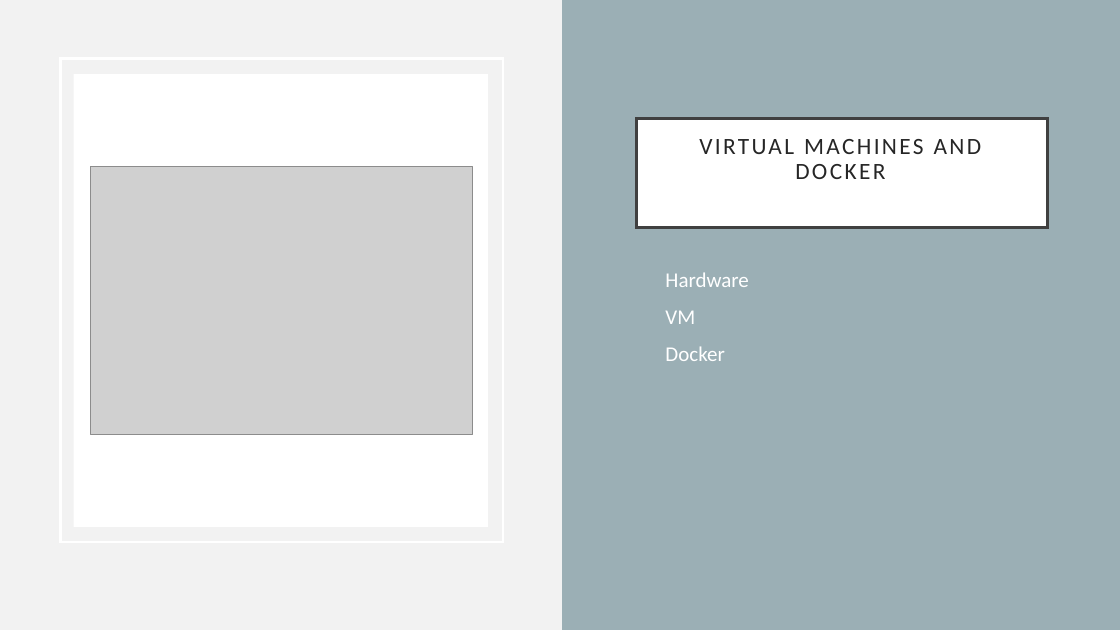
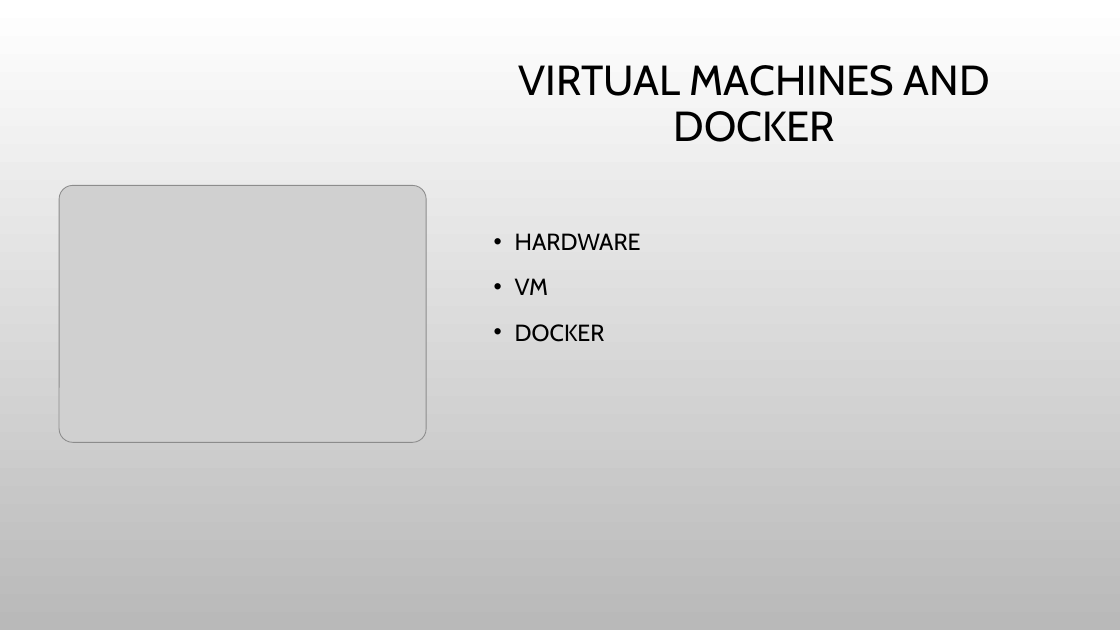
Before and after one commit to marilynwaldman/course, a slide deck: slide 3 of Learning Environment/Virtual Environment/01-VMandDocker.pptx. Drawn at 1120x630 pixels with LibreOffice and Linux fonts; fonts in the diff are those of the drawing; grey boxes stand for pictures; background and template pictures are left out. Boxes give left, top, right and bottom in pixels: in the first picture for what was removed or moved away, otherwise in the second. Text is boxed around its words. In the diff, an @@ line names an element or a change of style, - is before the commit and + after.

```diff
--- a/Learning Environment/Virtual Environment/01-VMandDocker.pptx
+++ b/Learning Environment/Virtual Environment/01-VMandDocker.pptx
@@ background #F2F2F2 to picture (left out) @@
@@ rectangle removed at <box>562,0,1120,630</box> @@
@@ rectangle removed at <box>60,59,503,542</box> @@
@@ title "VIRTUAL MACHINES AND DOCKER": place and size @@
-title "VIRTUAL MACHINES AND DOCKER" at <box>636,118,1047,228</box>
+title "VIRTUAL MACHINES AND DOCKER" at <box>519,65,990,142</box>
@@ title "VIRTUAL MACHINES AND DOCKER" at <box>519,65,990,142</box>: size 20 to 36 pt, font Calibri to Cabin, text colour #262626 to #000000, letter spacing 2 to 0 pt; fill #FFFFFF to none; outline #404040 2.5 pt to none @@
@@ rectangle removed at <box>74,74,488,527</box> @@
@@ picture: place and size @@
-picture at <box>91,166,473,434</box>
+picture at <box>59,186,426,443</box>
@@ text "HARDWARE": place and size @@
-text "HARDWARE" at <box>665,272,748,361</box>
+text "HARDWARE" at <box>515,233,641,342</box>
@@ text at <box>515,233,641,250</box>: text changed; size 18 to 20 pt; font Calibri to Cabin; text colour #FFFFFF to #000000 @@
-• Hardware
+• HARDWARE
@@ text at <box>515,278,549,295</box>: size 18 to 20 pt, font Calibri to Cabin, text colour #FFFFFF to #000000 in "VM"; line spacing 1 to 1.2; bullet colour #9BAFB5 to #000000 @@
@@ text at <box>515,324,605,342</box>: text changed; size 18 to 20 pt; font Calibri to Cabin; text colour #FFFFFF to #000000 @@
-• Docker
+• DOCKER
```
Also in this commit, not shown: 14 other slides changed, 2 slides added, 2 slides removed, 1 other file.
